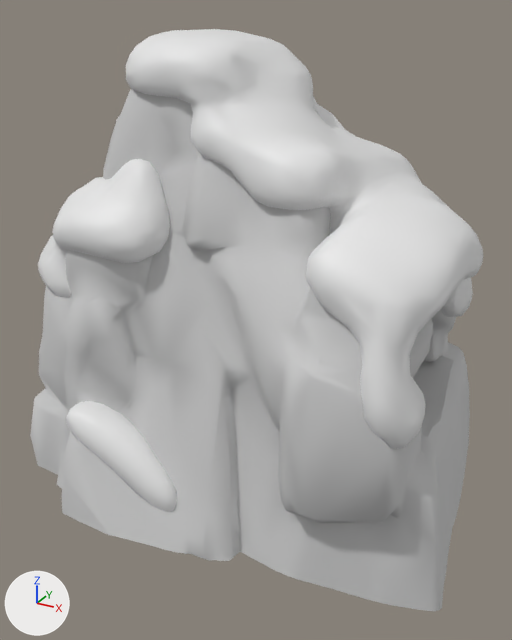
The FBX model Assets/Res/Bundle/Downtown/snowfield_ground/Bud_Cave.FBX, before and after one commit.
Before and after are seen from a 50 mm lens placed at (2.84, -2.74, 2.05), pointed at (1.42, -0.15, 0.75). Lighting does not change. The marker at lower left points along +X, +Y and +Z. Where no turn or scale is listed for an object, it has been applied to the vertices. Vertices at the same position are counted once.

Objects in the first picture: 'Bud_Cave_Cavity001', 'Bud_Cave_Hill001', 'Bud_Cave_Snow'.
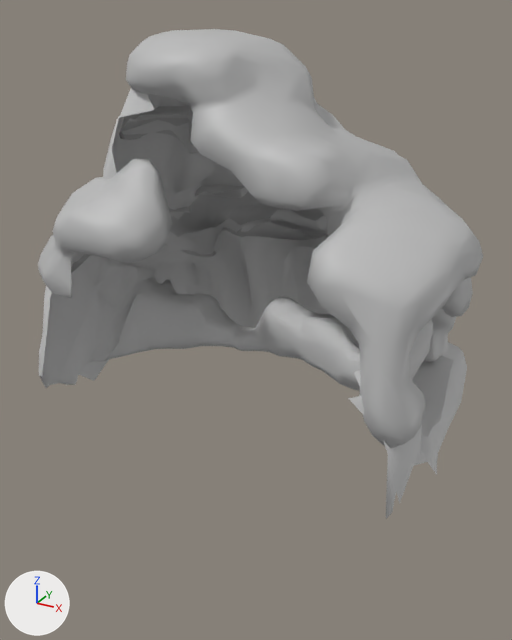
Location of each change, (x1, y1, x2, y2) in pixels of the pictures (512 x 640 px):
'Bud_Cave_Hill001', reshaped (17% shorter)
    before: (30, 89, 470, 611)
    after: (39, 88, 467, 519)
'Bud_Cave_Snow', reshaped (13% shorter)
    before: (38, 29, 483, 512)
    after: (38, 29, 483, 449)
part 1 of me_mesh, deleted
    before: (66, 401, 177, 512)
part 2 of me_mesh, deleted
    before: (38, 29, 483, 449)
part 3 of me_mesh, recoloured (white to grey)
    both: (38, 29, 478, 443)
part 4 of me_mesh_002, cut back
    before: (30, 95, 470, 611)
    after: (114, 96, 466, 424)
'Bud_Cave_Cavity001', unchanged, uncovered by the edit
    before: (413, 356, 454, 437)
    after: (104, 286, 454, 437)

Diff of the bpy script that builds the scene:
```diff
--- a/Assets/Res/Bundle/Downtown/snowfield_ground/Bud_Cave.FBX.py
+++ b/Assets/Res/Bundle/Downtown/snowfield_ground/Bud_Cave.FBX.py
@@ mat_lambert1 @@
+mat_lambert1 = principled_material('lambert1')
+mat_lambert1.base_color = (0.5, 0.5, 0.5)  # grey #bcbcbc
@@ me_mesh @@
 # used by ob_bud_cave_snow; location = (1.471, 0.0, -0.002)
-me_mesh.from_pydata(...)  # 1853 vertices, 3447 faces; spans x -0.99..0.91, y -0.88..0.73, z 0.16..1.97
+me_mesh.from_pydata(...)  # 945 vertices, 1665 faces; spans x -0.98..0.91, y -0.83..0.73, z 0.67..1.97
+# me_mesh part 1: the loose piece of 84 vertices spanning x -0.6..-0.05, y -0.88..-0.71, z 0.16..0.51 is deleted
+# me_mesh part 2: 824 vertices removed from x -0.99..0.91, y -0.84..0.72, z 0.67..1.97
+# me_mesh part 3: 383 faces spanning x -0.98..0.91, y -0.83..0.73, z 0.67..1.97 switch from no material to mat_lambert1 (grey #bcbcbc)
@@ me_mesh_002 @@
 # used by ob_bud_cave_hill001; location = (1.471, 0.0, 0.952)
-me_mesh_002.from_pydata(...)  # 2064 vertices, 3728 faces; spans x -1.02..1.02, y -0.95..0.95, z -0.94..0.94
+me_mesh_002.from_pydata(...)  # 1041 vertices, 1762 faces; spans x -1.02..0.93, y -0.83..0.95, z -0.94..0.91
+# me_mesh_002 part 4: 3 vertices moved within x -0.55..0.5, y 0.07..0.63, z -0.94..0.63; 1036 vertices removed from x -1.01..1.02, y -0.95..0.94, z -0.94..0.94; 13 vertices added at x -0.68..0.84, y -0.33..0.5, z -0.93..0.65
 me_mesh_002.materials.append(mat_bud_cave_hill)
```
